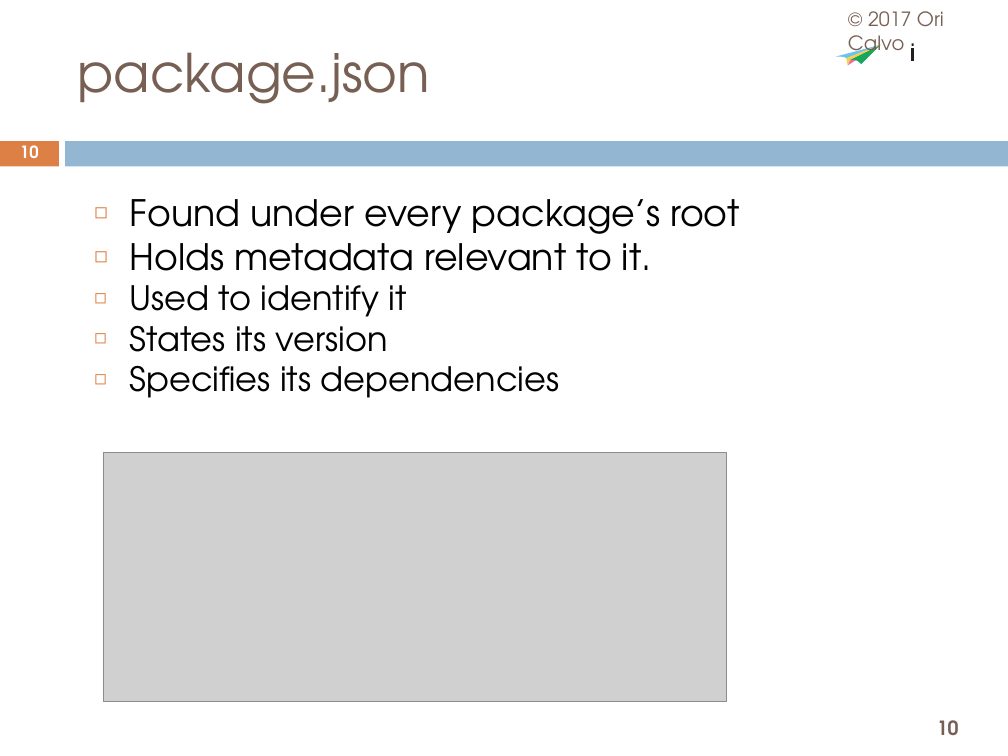
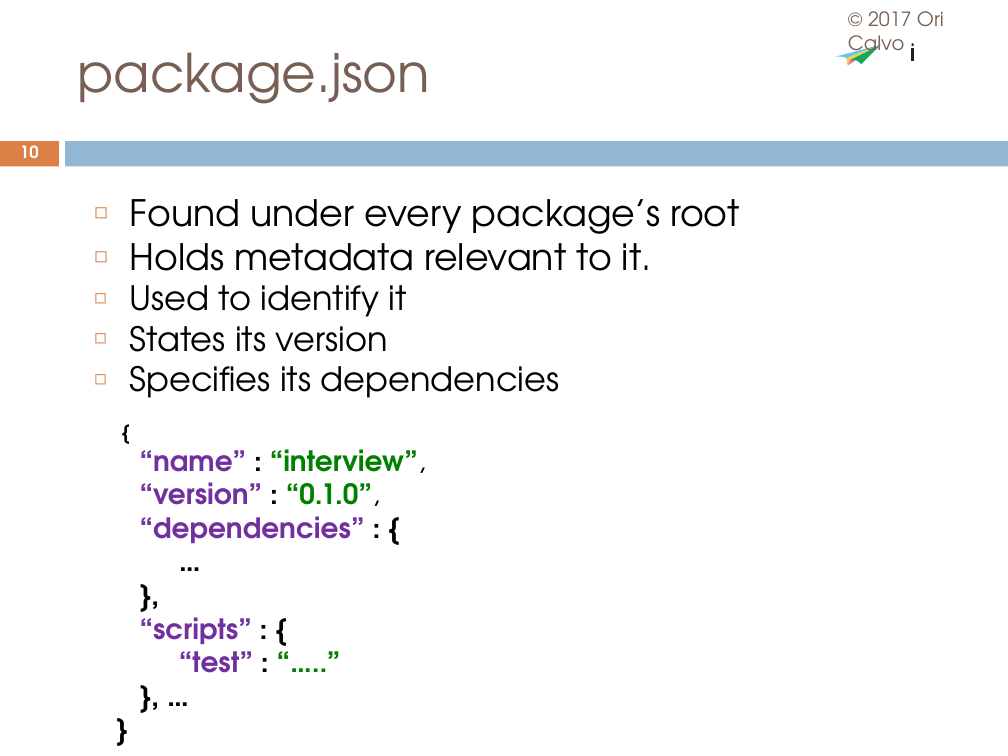
Before and after one commit to oricalvo/course-nodejs, a slide deck: slide 10 of 02 Package Management.pptx. Drawn at 1008x756 pixels with LibreOffice and Linux fonts; fonts in the diff are those of the drawing; grey boxes stand for pictures; background and template pictures are left out. Boxes give left, top, right and bottom in pixels: in the first picture for what was removed or moved away, otherwise in the second. Text is boxed around its words. In the diff, an @@ line names an element or a change of style, - is before the commit and + after.

```diff
--- a/02 Package Management.pptx
+++ b/02 Package Management.pptx
@@ rectangle added at <box>116,416,961,748</box>, fill #FFFFFF, outline #FFFFFF 1.56 pt, 20 pt, text #7030A0, bold @@
+{
+“name” : “interview”,
+“version” : “0.1.0”,
+“dependencies” : {
+…
+},
+“scripts” : {
+“test” : “…..”
+}, …
+}
@@ picture removed at <box>104,453,727,702</box> @@
```
Also in this commit, not shown: 4 other slides changed.
